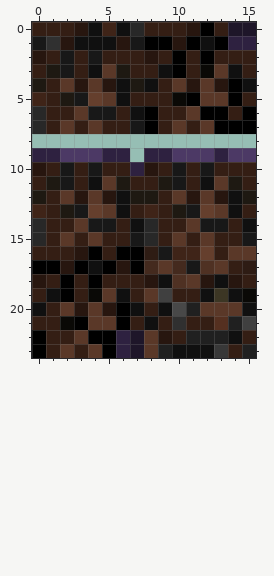
Edited in one commit: pixel-art sprite (assets/maps/tileset.png). The picture above was drawn from the file before the commit.
The file is 64x96 pixels, drawn in blocks of 4x4; one block is one cell here. Colours within 5 levels of each other are drawn and written as one.
Once edited:
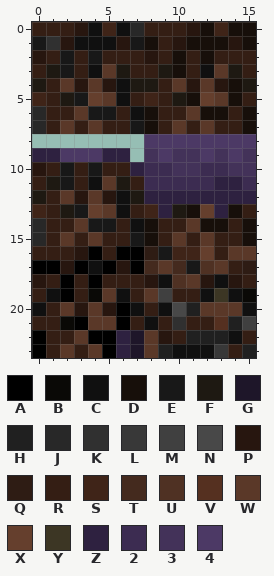
Palette (. is transparent): A #000000  B #0a0906  C #101010  D #170f0a  E #181818  F #1e1912  G #1e1629  H #202020  J #282828  K #303030  L #383838  M #404040  N #484848  P #27160f  Q #2e1c14  R #341e14  S #3f2418  T #442a1e  U #4f3123  V #553020  W #5a3828  X #653f2d  Y #3c3624  Z #2e2140  2 #3c2c51  3 #433259  4 #4c3965
Diff:
Colour C gives way to colour 2 in row 11 at x 12.
Colour E gives way to colour 2 in row 10 at x 12; in row 11 at x 10.
Colour F gives way to colour 2 in row 11 at x 9.
Colour P gives way to colour 2 in row 10 at x 8.
Colour R gives way to colour 2 in row 10 at x 9 and 13; in row 11 at x 8, 11 and 15.
Colour 4 gives way to colour 3 in row 9 at x 10 to 11 and 15.
Colour E gives way to colour 3 in row 10 at x 10.
Colour R gives way to colour 3 in row 10 at x 11 and 14 to 15.
Colour Z gives way to colour 3 in row 9 at x 8 and 13.
The edit adds colour 4 in row 8 at x 8 to 15.
Colour Z gives way to colour 4 in row 9 at x 9.
Colour B gives way to colour C in row 3 at x 12.
Colour A gives way to colour D in row 0 at x 12; in row 1 at x 8, 11 and 13; in row 2 at x 10 and 12; in row 3 at x 10; in row 4 at x 14; in row 5 at x 11 and 14.
Colour A gives way to colour D in row 6 at x 8, 12 to 13 and 15; in row 7 at x 8 and 15.
Colour C gives way to colour D in row 1 at x 12; in row 13 at x 14; in row 14 at x 15.
Colour E gives way to colour D in row 13 at x 11; in row 14 at x 12 to 13; in row 15 at x 15.
Colour G gives way to colour D in row 0 at x 14 to 15.
Colour J gives way to colour D in rows 14 to 15 at x 8.
Colour Z gives way to colour D in row 1 at x 15.
Colour B gives way to colour F in row 5 at x 10.
Colour C gives way to colour F in row 3 at x 9 and 14; in row 4 at x 8 and 15.
Colour Z gives way to colour P in row 1 at x 14.
Colour A gives way to colour R in row 1 at x 9; in row 7 at x 13 to 14.
Colour R gives way to colour S in row 0 at x 13; in row 5 at x 8.
Colour W gives way to colour X in row 5 at x 12.
Colour C gives way to colour Z in row 12 at x 14.
Colour F gives way to colour Z in row 11 at x 14; in row 12 at x 8 and 15.
Colour P gives way to colour Z in row 12 at x 11 and 13.
Colour R gives way to colour Z in rows 12 to 13 at x 9.
Colour W gives way to colour Z in row 11 at x 13; in row 12 at x 10 and 12; in row 13 at x 13.
Pixel boxes of the changes (left, top, right, bottom) in both pictures:
changed: (144, 22, 256, 246)
